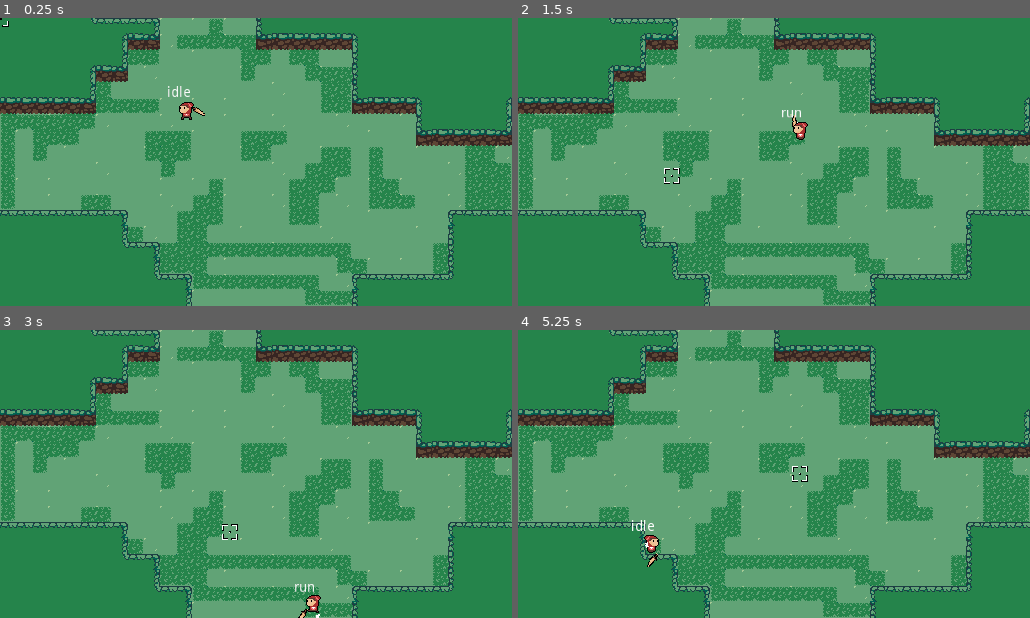
Above: before the commit, frames 1-4 (two rows, left to right).
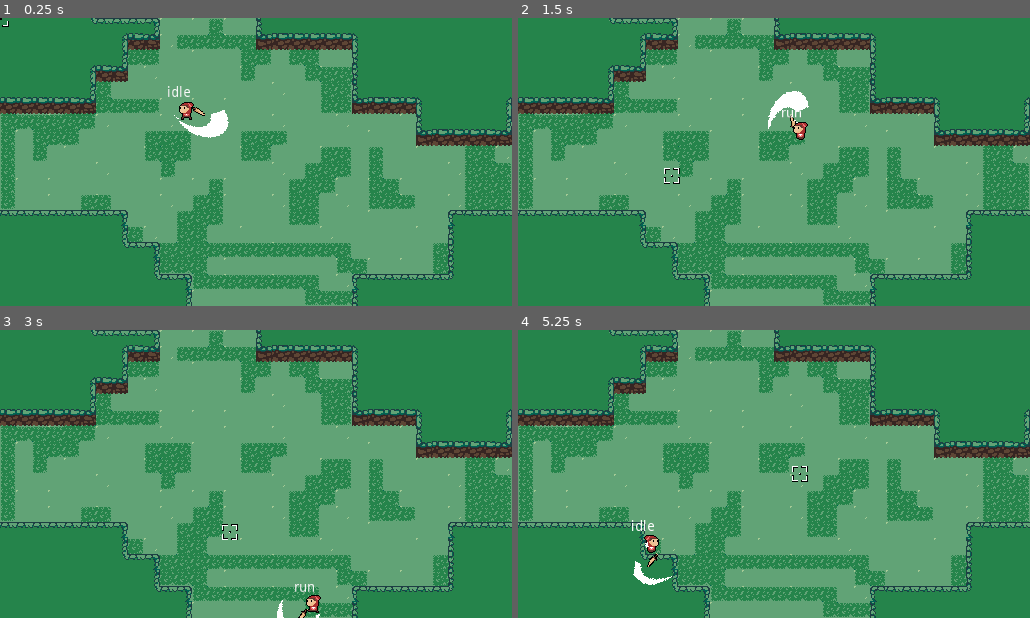
Above: after the commit, the same moments.

Repository: Boyquotes/Shadow
Game: Godot game, scene res://Main World.tscn
Same seed, same stepped clock (60 frames per second), same inputs: the game is played once before the commit and once after it.
Inputs (mouse positions are in pixels of both pictures, inside the frame that each line leads up to):
- Up to frame 1 (0.25 s): no input
- Up to frame 2 (1.5 s): tap Enter at 0.5 s; move the mouse to (886, 147) at 0.52 s; press the mouse at (886, 147) at 0.53 s; hold D (move_right) 0.53-1.28 s; move the mouse to (671, 176) at 1.27 s; release the mouse at (671, 176) at 1.28 s; hold S (move_down) from 1.28 s (still down); click (671, 176) at 1.35 s
- Up to frame 3 (3 s): move the mouse to (307, 410) at 2.02 s; release S (move_down) at 2.03 s; hold D (move_right) 2.03-2.78 s; hold Space (dash) 2.03-2.78 s; click (307, 410) at 2.3 s; move the mouse to (230, 531) at 2.77 s; hold W (move_up) from 2.78 s (still down); click (230, 531) at 2.85 s
- Up to frame 4 (5.25 s): move the mouse to (927, 517) at 3.52 s; release W (move_up) at 3.53 s; press the mouse at (927, 517) at 3.53 s; hold A (move_left) 3.53-5.03 s; move the mouse to (620, 430) at 4.27 s; release the mouse at (620, 430) at 4.28 s; tap Space (dash) at 4.35 s; click (620, 430) at 4.55 s; move the mouse to (799, 474) at 5.02 s; press the mouse at (799, 474) at 5.03 s; hold S (move_down) from 5.03 s (still down)

The runs differ from the first frame. In frame 1, 0.4% of the frame differs, in the area x 33-45%, y 31-42%; in frame 2, 0.4%, in the area x 48-57%, y 25-39%; in frame 3, less than 0.1%; in frame 4, 0.2%.

Commit message:
Attack Slash Added.

Diff:
--- a/Player.gd
+++ b/Player.gd
@@ -82,8 +82,15 @@
 
 func _on_attack_finished():
 	emit_signal("attack_finished")
+	weapon.scale
 	attack_tween.set_active(false)
 	attack_direction = -attack_direction
+
+	if attack_direction == 1:
+		weapon.scale.y = 1
+	if attack_direction == -1:
+		weapon.scale.y = -1
+
 	if !attack_buffer.is_stopped():
 		attack_buffer.stop()
 		attack()
--- /dev/null
+++ b/Slash.gd
@@ -0,0 +1,11 @@
+extends Node2D
+
+onready var DirectionTrack = true
+
+func _flip_sprite():
+	if DirectionTrack == true :
+		$SlashNode.scale.x = -1
+		DirectionTrack = false
+	if DirectionTrack == false:
+		$SlashNode.scale.x = 1
+		DirectionTrack = true
--- /dev/null
+++ b/Slash.tscn
@@ -0,0 +1,29 @@
+[gd_scene load_steps=3 format=2]
+
+[ext_resource path="res://Art/Character Sprites/Slash_Test-Sheet.png" type="Texture" id=1]
+
+[sub_resource type="Animation" id=1]
+resource_name = "Slash"
+length = 0.9
+tracks/0/type = "value"
+tracks/0/path = NodePath(".:frame")
+tracks/0/interp = 1
+tracks/0/loop_wrap = true
+tracks/0/imported = false
+tracks/0/enabled = true
+tracks/0/keys = {
+"times": PoolRealArray( 0, 0.1, 0.2, 0.3, 0.4, 0.5, 0.6, 0.7, 0.8 ),
+"transitions": PoolRealArray( 1, 1, 1, 1, 1, 1, 1, 1, 1 ),
+"update": 1,
+"values": [ 0, 1, 2, 3, 4, 5, 6, 7, 8 ]
+}
+
+[node name="Slash" type="Sprite"]
+position = Vector2( 32, -2 )
+rotation = 1.5708
+texture = ExtResource( 1 )
+hframes = 9
+
+[node name="AnimationPlayer" type="AnimationPlayer" parent="."]
+playback_speed = 3.0
+anims/Slash = SubResource( 1 )
--- a/Weapon.gd
+++ b/Weapon.gd
@@ -2,6 +2,9 @@
 
 onready var damage_area = $DamageArea
 onready var damage_collision = $DamageArea/CollisionShape2D
+onready var slash_collision = $DamageArea/CollisionPolygon2D
+onready var Ani_Slash = $Slash/AnimationPlayer
+onready var SlashSprite = $Slash
 
 export var radius := 8.0
 
@@ -23,7 +26,13 @@
 	return Transform2D(hand_angle, pos)
 
 func _on_attacked():
+	SlashSprite.show()
+	Ani_Slash.play("Slash")
+	##CHECK COLLISION ON SLASH LATER!!!
 	damage_collision.disabled = false
+	slash_collision.set_disabled(false) # enable
 
 func _on_attack_finished():
+	SlashSprite.hide()
 	damage_collision.disabled = true
+	slash_collision.set_disabled(true)  # disable
--- a/Weapon.tscn
+++ b/Weapon.tscn
@@ -1,8 +1,9 @@
-[gd_scene load_steps=5 format=2]
+[gd_scene load_steps=6 format=2]
 
 [ext_resource path="res://Weapon.gd" type="Script" id=1]
 [ext_resource path="res://DamageArea.gd" type="Script" id=2]
 [ext_resource path="res://Art/Character Sprites/Test_Sword.png" type="Texture" id=3]
+[ext_resource path="res://Slash.tscn" type="PackedScene" id=4]
 
 [sub_resource type="RectangleShape2D" id=1]
 extents = Vector2( 8, 3 )
@@ -15,6 +16,11 @@
 rotation = 1.5708
 texture = ExtResource( 3 )
 
+[node name="Slash" parent="." instance=ExtResource( 4 )]
+position = Vector2( 17, -5 )
+rotation = 0.0
+scale = Vector2( 1, -1 )
+
 [node name="DamageArea" type="Area2D" parent="."]
 script = ExtResource( 2 )
 
@@ -22,3 +28,7 @@
 position = Vector2( 8, -1 )
 shape = SubResource( 1 )
 disabled = true
+
+[node name="CollisionPolygon2D" type="CollisionPolygon2D" parent="DamageArea"]
+polygon = PoolVector2Array( -3, -18, 12, -17, 22, -10, 22, 1, 22, 3, 31, 12, 38, 6, 41, 0, 41, -7, 37, -13, 31, -19, 19, -23, 2, -22, -5, -19 )
+disabled = true
Binary file added: Art/Character Sprites/Slash_Test-Sheet.png
Not shown, added: Art/Character Sprites/Slash_Test-Sheet.png.import
Binary file added: Art/Character Sprites/Slash_Test.aseprite
